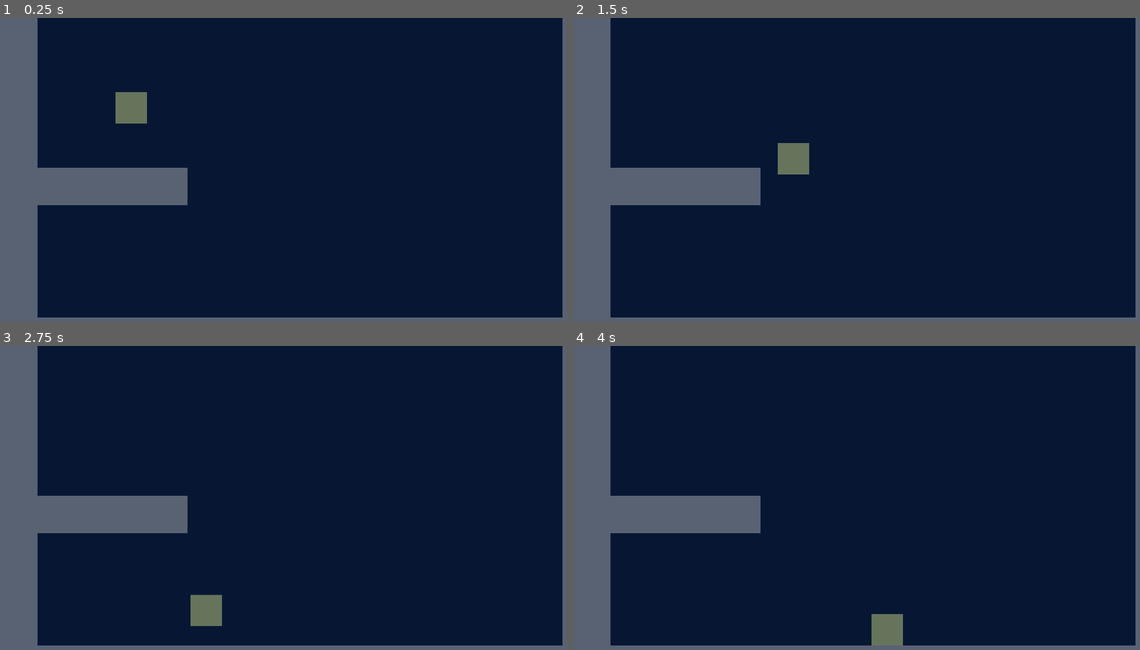
Above: before the commit, frames 1-4 (two rows, left to right).
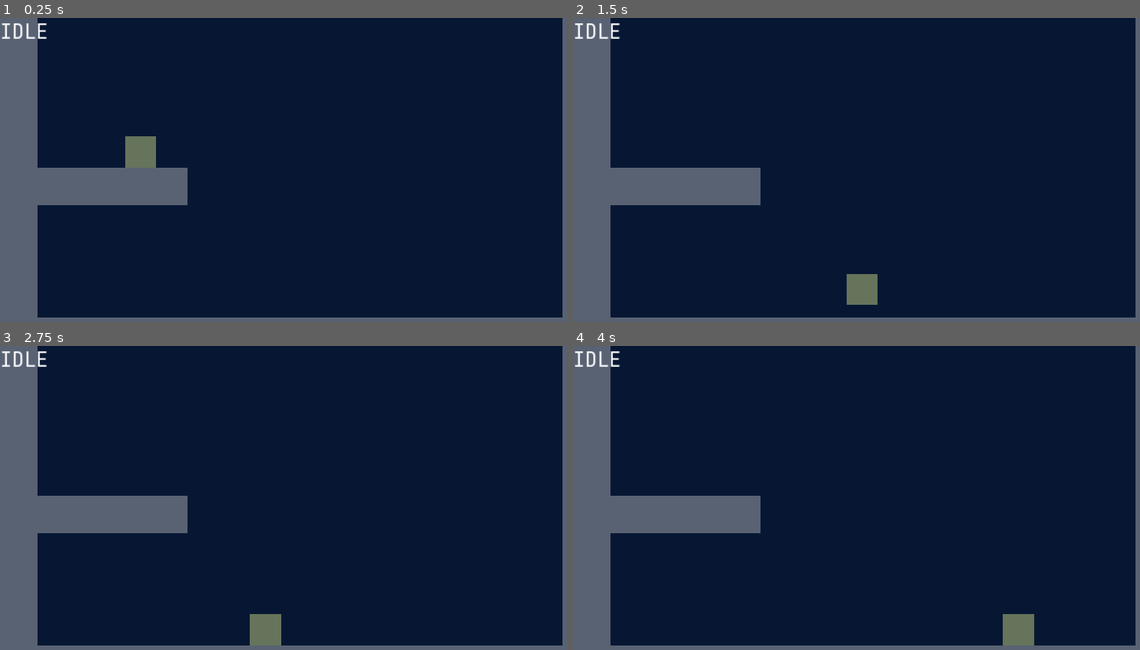
Above: after the commit, the same moments.

Repository: jennaknudsen/movement-sandbox
Game: Godot game, scene res://levels/sandbox.tscn
The game is run twice, just before and just after one commit, with the same random seed, the same clock (stepped at 60 frames per second) and the same inputs.
Inputs:
- Up to frame 1 (0.25 s): no input
- Up to frame 2 (1.5 s): hold D (move_right) from 0.53 s (still down); tap Space (jump) at 0.6, 0.77, 1.07, 1.35 s
- Up to frame 3 (2.75 s): tap Space (jump) at 1.52, 1.82, 2.1 s; release D (move_right) at 2.03 s; hold A (move_left) from 2.03 s (still down)
- Up to frame 4 (4 s): release A (move_left) at 2.78 s; hold D (move_right) from 2.78 s (still down); tap Space (jump) at 2.85, 3.02, 3.32, 3.6, 3.77 s

The runs differ from the first frame. In frame 1, 1.3% of the frame differs, in the area x 0-28%, y 1-50%; in frame 2, 1.3%; in frame 3, 1.3%, in the area x 0-50%, y 1-99%; in frame 4, 1.3%.

Commit message:
Continued work on sandbox

Diff:
--- a/character/character.gd
+++ /dev/null
@@ -1,30 +0,0 @@
-extends CharacterBody2D
-
-
-const SPEED = 300.0
-const JUMP_VELOCITY = -400.0
-
-# Get the gravity from the project settings to be synced with RigidBody nodes.
-var gravity = ProjectSettings.get_setting("physics/2d/default_gravity")
-
-func _ready():
-    $AnimationPlayer.play("RESET")
-
-func _physics_process(delta):
-    # Add the gravity.
-    if not is_on_floor():
-        velocity.y += gravity * delta
-
-    # Handle jump.
-    if Input.is_action_just_pressed("jump") and is_on_floor():
-        velocity.y = JUMP_VELOCITY
-
-    # Get the input direction and handle the movement/deceleration.
-    # As good practice, you should replace UI actions with custom gameplay actions.
-    var direction = Input.get_axis("move_left", "move_right")
-    if direction:
-        velocity.x = direction * SPEED
-    else:
-        velocity.x = move_toward(velocity.x, 0, SPEED)
-
-    move_and_slide()
--- /dev/null
+++ b/entities/character/player_character.gd
@@ -0,0 +1,61 @@
+extends CharacterBody2D
+class_name PlayerCharacter
+
+const RUN_SPEED = 500.0
+const JUMP_VELOCITY = -1400.0
+const GRAVITY = 3000
+
+var frames_jump_held = 0
+var frames_since_being_on_floor = 0
+
+var jump_action = Action.new(0.25)
+
+enum States {
+    IDLE,
+    WALKING,
+    JUMPSQUAT,
+    AIRBORNE,
+}
+
+@export var state: States = States.IDLE
+
+# Get the gravity from the project settings to be synced with RigidBody nodes.
+# var gravity = ProjectSettings.get_setting("physics/2d/default_gravity")
+
+func _ready():
+    $AnimationPlayer.play("RESET")
+    jump_action.connect("startup_time_finished", jump)
+
+func _physics_process(delta):
+    # Add the gravity.
+    if is_on_floor():
+        state = States.IDLE
+    else:
+        velocity.y += GRAVITY * delta
+
+    # Handle jump.
+    if Input.is_action_just_pressed("jump") and _can_floor_jump():
+        #emit_signal("is_jumping")
+        state = States.JUMPSQUAT
+
+    match state:
+        States.JUMPSQUAT:
+            jump_action.perform(delta)
+        _:
+            pass
+
+
+    # Get the input direction and handle the movement/deceleration.
+    var direction = Input.get_axis("move_left", "move_right")
+    if direction:
+        velocity.x = direction * RUN_SPEED
+    else:
+        velocity.x = move_toward(velocity.x, 0, RUN_SPEED)
+
+    move_and_slide()
+
+func _can_floor_jump():
+    return state != States.JUMPSQUAT and is_on_floor()
+
+func jump():
+    velocity.y = JUMP_VELOCITY
--- a/character/character.tscn
+++ b/entities/character/player_character.tscn
@@ -1,11 +1,11 @@
 [gd_scene load_steps=13 format=3 uid="uid://cemj1kgly708"]
 
-[ext_resource type="Script" path="res://character/character.gd" id="1_kcf1s"]
-[ext_resource type="Texture2D" uid="uid://dkaugxm504q5u" path="res://character/idle/box.png" id="1_ubfy1"]
-[ext_resource type="Texture2D" uid="uid://xw4crw3kpt6p" path="res://character/sword-slice/slice_1.png" id="2_q5j13"]
-[ext_resource type="Texture2D" uid="uid://drnjje8wak0ko" path="res://character/sword-slice/slice_3.png" id="4_cyhrl"]
-[ext_resource type="Texture2D" uid="uid://ccr87g84u45qy" path="res://character/sword-slice/slice_4_1.png" id="5_q17fh"]
-[ext_resource type="Texture2D" uid="uid://ov6k8m6befyw" path="res://character/sword-slice/slice_4_2.png" id="6_c0kax"]
+[ext_resource type="Script" path="res://entities/character/player_character.gd" id="1_0pi7f"]
+[ext_resource type="Texture2D" uid="uid://dkaugxm504q5u" path="res://entities/character/idle/box.png" id="1_ubfy1"]
+[ext_resource type="Texture2D" uid="uid://xw4crw3kpt6p" path="res://entities/character/sword-slice/slice_1.png" id="2_q5j13"]
+[ext_resource type="Texture2D" uid="uid://drnjje8wak0ko" path="res://entities/character/sword-slice/slice_3.png" id="4_cyhrl"]
+[ext_resource type="Texture2D" uid="uid://ccr87g84u45qy" path="res://entities/character/sword-slice/slice_4_1.png" id="5_q17fh"]
+[ext_resource type="Texture2D" uid="uid://ov6k8m6befyw" path="res://entities/character/sword-slice/slice_4_2.png" id="6_c0kax"]
 
 [sub_resource type="RectangleShape2D" id="RectangleShape2D_scb48"]
 size = Vector2(200, 200)
@@ -50,7 +50,7 @@
 tracks/2/type = "value"
 tracks/2/imported = false
 tracks/2/enabled = true
-tracks/2/path = NodePath("../CharacterBody2D/WeaponCollision:disabled")
+tracks/2/path = NodePath("WeaponCollision:disabled")
 tracks/2/interp = 1
 tracks/2/loop_wrap = true
 tracks/2/keys = {
@@ -62,7 +62,7 @@
 tracks/3/type = "value"
 tracks/3/imported = false
 tracks/3/enabled = true
-tracks/3/path = NodePath("../CharacterBody2D/WeaponCollision:position")
+tracks/3/path = NodePath("WeaponCollision:position")
 tracks/3/interp = 1
 tracks/3/loop_wrap = true
 tracks/3/keys = {
@@ -74,7 +74,7 @@
 tracks/4/type = "value"
 tracks/4/imported = false
 tracks/4/enabled = true
-tracks/4/path = NodePath("../CharacterBody2D/WeaponCollision:polygon")
+tracks/4/path = NodePath("WeaponCollision:polygon")
 tracks/4/interp = 1
 tracks/4/loop_wrap = true
 tracks/4/keys = {
@@ -117,7 +117,7 @@
 tracks/2/type = "value"
 tracks/2/imported = false
 tracks/2/enabled = true
-tracks/2/path = NodePath("../CharacterBody2D/WeaponCollision:disabled")
+tracks/2/path = NodePath("WeaponCollision:disabled")
 tracks/2/interp = 1
 tracks/2/loop_wrap = true
 tracks/2/keys = {
@@ -129,7 +129,7 @@
 tracks/3/type = "value"
 tracks/3/imported = false
 tracks/3/enabled = true
-tracks/3/path = NodePath("../CharacterBody2D/WeaponCollision:position")
+tracks/3/path = NodePath("WeaponCollision:position")
 tracks/3/interp = 1
 tracks/3/loop_wrap = true
 tracks/3/keys = {
@@ -141,7 +141,7 @@
 tracks/4/type = "value"
 tracks/4/imported = false
 tracks/4/enabled = true
-tracks/4/path = NodePath("../CharacterBody2D/WeaponCollision:polygon")
+tracks/4/path = NodePath("WeaponCollision:polygon")
 tracks/4/interp = 1
 tracks/4/loop_wrap = true
 tracks/4/keys = {
@@ -157,9 +157,9 @@
 "sword_slice": SubResource("Animation_0qdth")
 }
 
-[node name="CharacterBody2D" type="CharacterBody2D"]
+[node name="PlayerCharacter" type="CharacterBody2D"]
 scale = Vector2(0.5, 0.5)
-script = ExtResource("1_kcf1s")
+script = ExtResource("1_0pi7f")
 metadata/_edit_lock_ = true
 
 [node name="PlayerCollision" type="CollisionShape2D" parent="."]
--- /dev/null
+++ b/globals/action.gd
@@ -0,0 +1,18 @@
+class_name Action
+## A generic action that is performed after a specific duration.
+signal startup_time_finished
+
+func _init(duration: float) -> void:
+    self._duration = duration
+
+# time before action is performed, in seconds
+var _duration: float
+
+var _elapsed: float = 0.0
+
+func perform(delta) -> void:
+    _elapsed += delta
+    if _elapsed >= _duration:
+        # reset elapsed to 0 for next time this action is performed
+        _elapsed = 0.0
+        emit_signal("startup_time_finished")
--- /dev/null
+++ b/globals/game_state_label.gd
@@ -0,0 +1,6 @@
+extends Label
+@export var player_character : CharacterBody2D = null
+
+func _process(_delta):
+    if player_character is PlayerCharacter:
+        text = player_character.States.find_key(player_character.state)
--- /dev/null
+++ b/globals/game_state_label.tscn
@@ -0,0 +1,12 @@
+[gd_scene load_steps=3 format=3 uid="uid://b0ilk1qi1qdlj"]
+
+[ext_resource type="Script" path="res://globals/game_state_label.gd" id="1_3o11j"]
+[ext_resource type="FontFile" uid="uid://dmb2oqfmqlihw" path="res://globals/fonts/JetBrainsMono-Regular.ttf" id="1_e8tjc"]
+
+[node name="Label" type="Label"]
+offset_right = 40.0
+offset_bottom = 23.0
+theme_override_fonts/font = ExtResource("1_e8tjc")
+theme_override_font_sizes/font_size = 64
+text = "GAME_STATE"
+script = ExtResource("1_3o11j")
--- a/levels/sandbox.tscn
+++ b/levels/sandbox.tscn
@@ -1,11 +1,19 @@
-[gd_scene load_steps=5 format=3 uid="uid://b887ydg303551"]
+[gd_scene load_steps=6 format=3 uid="uid://b887ydg303551"]
 
 [ext_resource type="Texture2D" uid="uid://bu3aehtvql8fu" path="res://levels/sandbox.png" id="1_ctx0a"]
-[ext_resource type="PackedScene" uid="uid://cemj1kgly708" path="res://character/character.tscn" id="2_207d1"]
+[ext_resource type="PackedScene" uid="uid://b0ilk1qi1qdlj" path="res://globals/game_state_label.tscn" id="1_cv5o8"]
+[ext_resource type="PackedScene" uid="uid://cemj1kgly708" path="res://entities/character/player_character.tscn" id="2_207d1"]
 [ext_resource type="PackedScene" uid="uid://sbyshp5ihkmh" path="res://terrain/terrain_types/static_wall.tscn" id="3_qkclk"]
 [ext_resource type="Texture2D" uid="uid://d17ypfc8m2lx3" path="res://levels/background.png" id="4_pwsap"]
 
 [node name="World" type="Node2D"]
+metadata/_edit_lock_ = true
+
+[node name="Label" parent="." node_paths=PackedStringArray("player_character") instance=ExtResource("1_cv5o8")]
+z_index = 3
+offset_right = 225.0
+offset_bottom = 75.0
+player_character = NodePath("../PlayerCharacter")
 
 [node name="Template" type="Sprite2D" parent="."]
 visible = false
@@ -40,8 +48,7 @@
 centered = false
 metadata/_edit_lock_ = true
 
-[node name="CharacterBody2D" parent="." instance=ExtResource("2_207d1")]
-position = Vector2(420, 255)
+[node name="PlayerCharacter" parent="." instance=ExtResource("2_207d1")]
+position = Vector2(450, 390)
 
 [editable path="StaticWall2"]
-[editable path="CharacterBody2D"]
Renamed: character/box.png.import -> entities/character/box.png.import
Renamed: character/idle/box.png -> entities/character/idle/box.png
Not shown, changed: entities/character/idle/box.png.import
Renamed: character/sword-slice/slice_1.png -> entities/character/sword-slice/slice_1.png
Not shown, changed: entities/character/sword-slice/slice_1.png.import
Renamed: character/sword-slice/slice_2.png -> entities/character/sword-slice/slice_2.png
Not shown, changed: entities/character/sword-slice/slice_2.png.import
Renamed: character/sword-slice/slice_3.png -> entities/character/sword-slice/slice_3.png
Not shown, changed: entities/character/sword-slice/slice_3.png.import
Renamed: character/sword-slice/slice_4_1.png -> entities/character/sword-slice/slice_4_1.png
Not shown, changed: entities/character/sword-slice/slice_4_1.png.import
Renamed: character/sword-slice/slice_4_2.png -> entities/character/sword-slice/slice_4_2.png
(and 33 more such lines)
